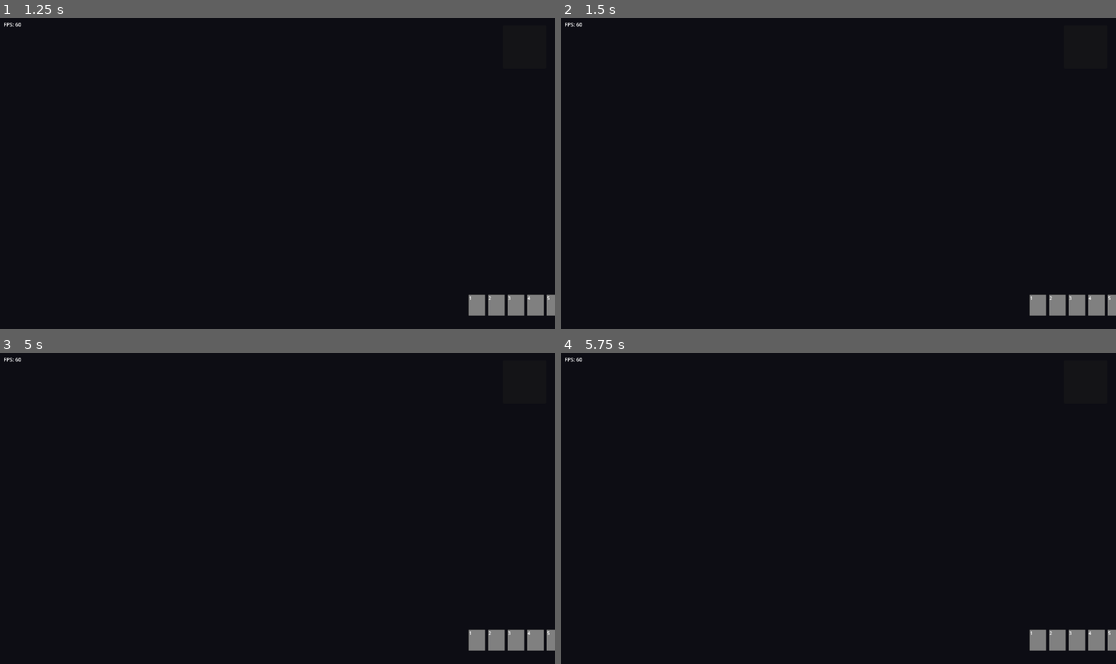
Above: before the commit, frames 1-4 (two rows, left to right).
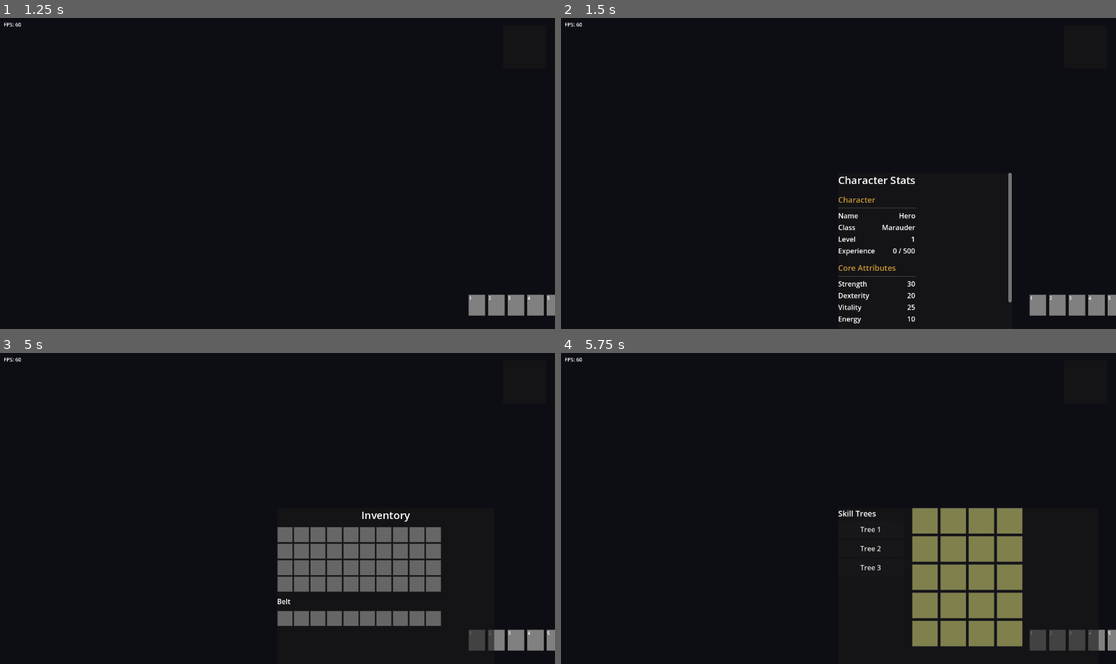
Above: after the commit, the same moments.

Repository: desdae/d2like-openhands
Game: Godot game, scene res://src/world/main_menu.tscn
Same seed, same stepped clock (60 frames per second), same inputs: the game is played once before the commit and once after it.
Inputs:
- Up to frame 1 (1.25 s): click "Start Game" at 0.5 s
- Up to frame 2 (1.5 s): tap Enter at 1.25 s; hold D (move_right) from 1.28 s (still down); hold L (ui_statistics, bound only after the commit) from 1.28 s (still down)
- Up to frame 3 (5 s): tap Space at 2, 3.5 s; release D (move_right) at 2.03 s; release L (ui_statistics, bound only after the commit) at 2.03 s; hold S (move_down) 2.03-2.78 s; tap L (ui_statistics, bound only after the commit) at 2.1, 3.6 s; tap Enter at 2.75, 4.25 s; hold D (move_right) 2.78-3.53 s; hold L (ui_statistics, bound only after the commit) 2.78-3.53 s; hold W (move_up) 3.53-4.28 s; hold A (move_left) from 4.28 s (still down); hold L (ui_statistics, bound only after the commit) from 4.28 s (still down); tap I (ui_inventory, bound only after the commit) at 4.9 s
- Up to frame 4 (5.75 s): keep holding A (move_left); release L (ui_statistics, bound only after the commit) at 5.03 s; tap L (ui_statistics, bound only after the commit) at 5.1 s; tap K (ui_skills, bound only after the commit) at 5.65 s

Frame 1 is identical in both runs. In frame 2, 1.3% of the frame differs, in the area x 49-82%, y 49-99%; in frame 3, 7.0%; in frame 4, 8.7%, in the area x 49-97%, y 49-96%.

Commit message:
Add missing input actions: ui_inventory, ui_skills, ui_statistics

Diff:
--- a/project.godot
+++ b/project.godot
@@ -88,6 +88,22 @@
 ]
 }
 
+ui_inventory={
+"deadzone": 0.5,
+"events": [Object(InputEventKey,"resource_local_to_scene":false,"resource_name":"","device":-1,"window_id":0,"alt_pressed":false,"shift_pressed":false,"ctrl_pressed":false,"meta_pressed":false,"pressed":false,"keycode":0,"physical_keycode":73,"key_label":0,"unicode":105,"echo":false,"script":null)
+]
+}
+ui_skills={
+"deadzone": 0.5,
+"events": [Object(InputEventKey,"resource_local_to_scene":false,"resource_name":"","device":-1,"window_id":0,"alt_pressed":false,"shift_pressed":false,"ctrl_pressed":false,"meta_pressed":false,"pressed":false,"keycode":0,"physical_keycode":75,"key_label":0,"unicode":107,"echo":false,"script":null)
+]
+}
+ui_statistics={
+"deadzone": 0.5,
+"events": [Object(InputEventKey,"resource_local_to_scene":false,"resource_name":"","device":-1,"window_id":0,"alt_pressed":false,"shift_pressed":false,"ctrl_pressed":false,"meta_pressed":false,"pressed":false,"keycode":0,"physical_keycode":76,"key_label":0,"unicode":108,"echo":false,"script":null)
+]
+}
+
 [rendering]
 
 textures/canvas_textures/default_texture_filter=0
